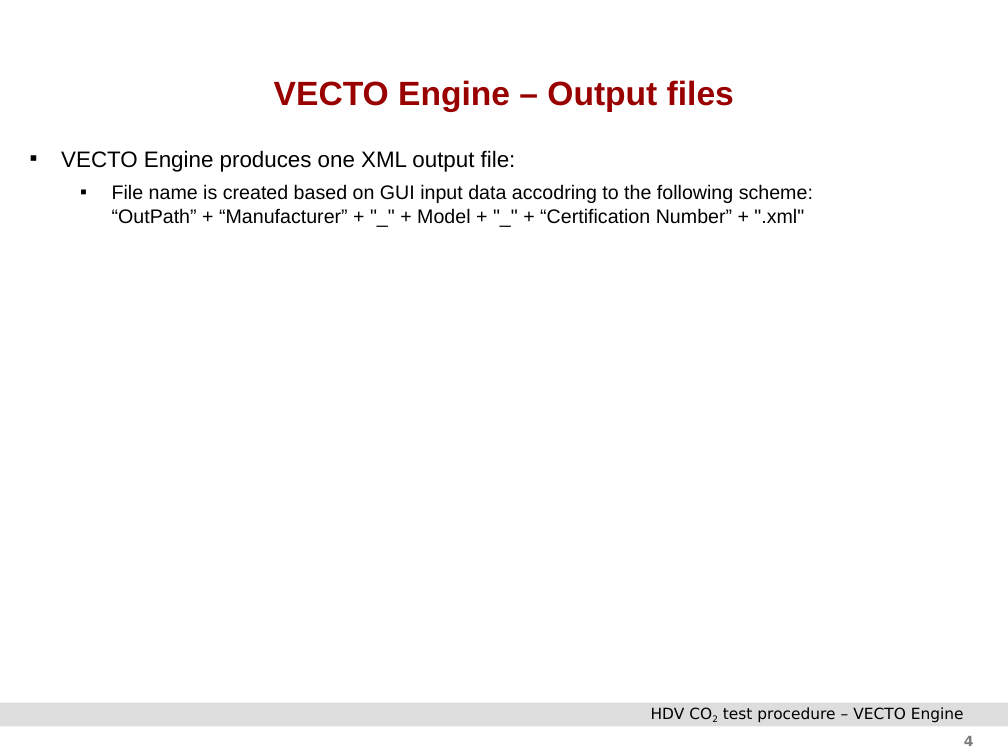
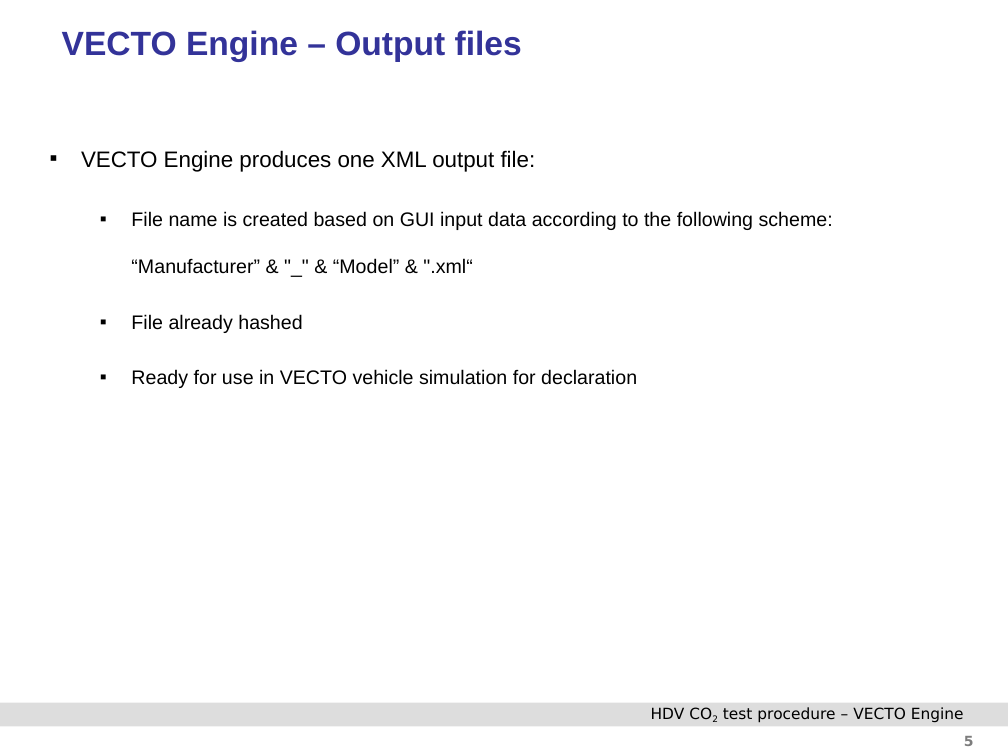
Before and after one commit to NSEE/VECTO_ENGINE_BR, a slide deck: slide 5 of Documentation/TUG_VECTO_Engine_Manual.pptx (slide 4 before the commit). Drawn at 1008x756 pixels with LibreOffice and Linux fonts; fonts in the diff are those of the drawing; background and template pictures are left out. Boxes give left, top, right and bottom in pixels: in the first picture for what was removed or moved away, otherwise in the second. Text is boxed around its words. In the diff, an @@ line names an element or a change of style, - is before the commit and + after.

```diff
--- a/Documentation/TUG_VECTO_Engine_Manual.pptx
+++ b/Documentation/TUG_VECTO_Engine_Manual.pptx
@@ title "VECTO Engine – Output files": place and size @@
-title "VECTO Engine – Output files" at (274, 80, 734, 112)
+title "VECTO Engine – Output files" at (62, 30, 522, 62)
@@ title "VECTO Engine – Output files" at (62, 30, 522, 62): text colour #990000 to #333399; alignment centre to left @@
@@ text "VECTO Engine produces one XML ...": place and size @@
-text "VECTO Engine produces one XML ..." at (61, 150, 813, 224)
+text "VECTO Engine produces one XML ..." at (81, 150, 833, 388)
@@ text at (131, 211, 833, 388): text changed @@
-  ▪ File name is created based on GUI input data accodring to the following scheme:
-    “OutPath” + “Manufacturer” + "_" + Model + "_" + “Certification Number” + ".xml"
+  ▪ File name is created based on GUI input data according to the following scheme:
+    “Manufacturer” & "_" & “Model” & ".xml“
+  ▪ File already hashed
+  ▪ Ready for use in VECTO vehicle simulation for declaration
@@ page number at (964, 736, 974, 746): text changed @@
-4
+5
```
Also in this commit, not shown: 8 other slides changed, 3 slides added, 1 other file.
